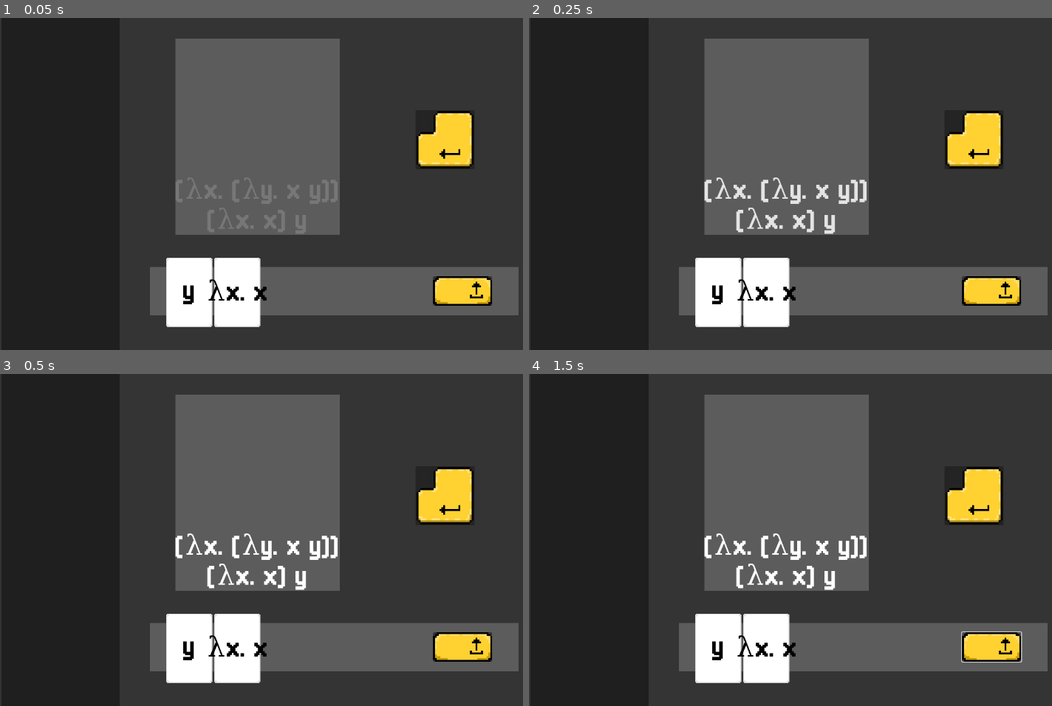
Above: before the commit, frames 1-4 (two rows, left to right).
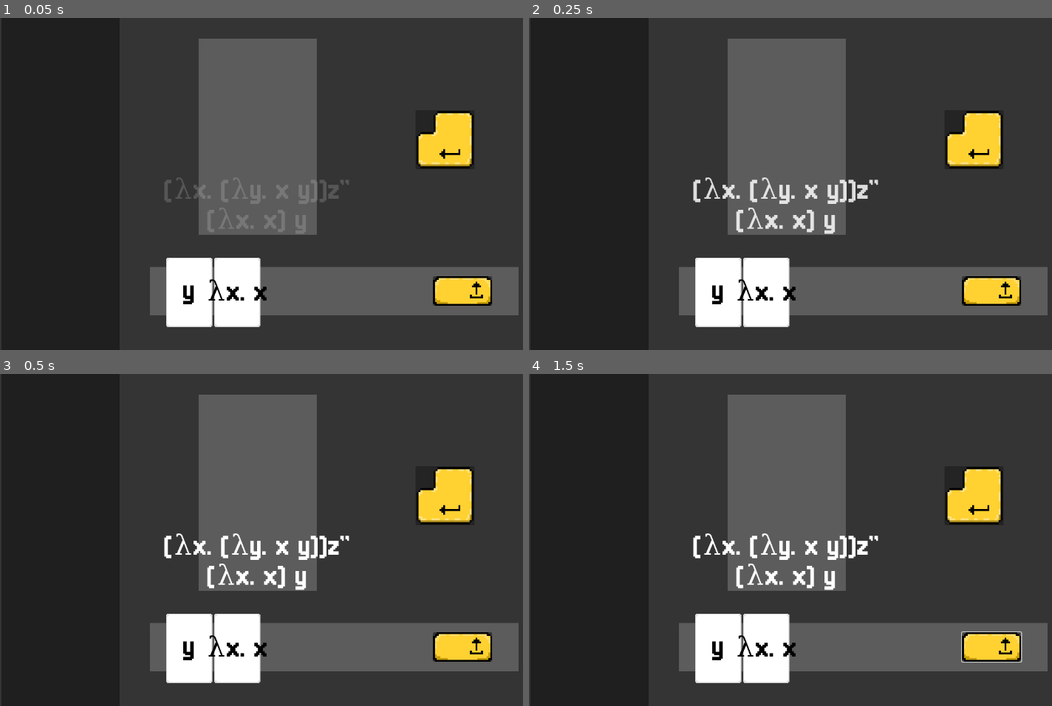
Above: after the commit, the same moments.

Repository: hd2802/stack-demon
Game: Godot game, scene res://_Scenes/LambdaScenes/lambda_level.tscn
Two runs of this game, one before a commit and one after it. Both use one fixed random seed, a clock stepped at 60 frames per second and the inputs below. This scene is started directly instead of the project's main scene.
Inputs (mouse positions are in pixels of both pictures, inside the frame that each line leads up to):
- Up to frame 1 (0.05 s): no input
- Up to frame 2 (0.25 s): no input
- Up to frame 3 (0.5 s): no input
- Up to frame 4 (1.5 s): click (989, 646) at 0.5 s; click (989, 646) at 1.25 s

The runs differ from the first frame. In frame 1, 5.6% of the frame differs, in the area x 31-67%, y 6-66%; in frame 2, 6.0%; in frame 3, 6.0%; in frame 4, 6.0%.

Commit message:
Revert "Merge pull request #53 from hd2802/fix/issue-52"
This reverts commit a47a1e501fc8d354211c0596980cfa89fddeb55e, reversing
changes made to 30a904f53463746bd64c60eaf3b522a1df152100.

Diff:
--- a/Resources/Levels/LambdaLevels/sample.tres
+++ b/Resources/Levels/LambdaLevels/sample.tres
@@ -5,5 +5,5 @@
 [resource]
 script = ExtResource("1_eym1n")
 hand_ids = Array[String](["identity", "var_y"])
-start_stack = Array[String](["(λx. x) y", "(λx. (λy. x y))"])
+start_stack = Array[String](["(λx. x) y", "(λx. (λy. x y))z\""])
 target_state = Array[String](["y"])
--- a/_Scenes/LambdaScenes/lambda_level.tscn
+++ b/_Scenes/LambdaScenes/lambda_level.tscn
@@ -31,9 +31,9 @@
 color = Color(0.360784, 0.360784, 0.360784, 1)
 
 [node name="StackBackground" type="ColorRect" parent="."]
-offset_left = 380.0
+offset_left = 430.0
 offset_top = 45.0
-offset_right = 736.0
+offset_right = 686.0
 offset_bottom = 470.0
 color = Color(0.360784, 0.360784, 0.360784, 1)
 
@@ -62,9 +62,9 @@
 anchor_top = 1.0
 anchor_right = 0.5
 anchor_bottom = 1.0
-offset_left = 380.0
+offset_left = 430.0
 offset_top = 45.0
-offset_right = 736.0
+offset_right = 686.0
 offset_bottom = 470.0
 grow_horizontal = 2
 grow_vertical = 0
